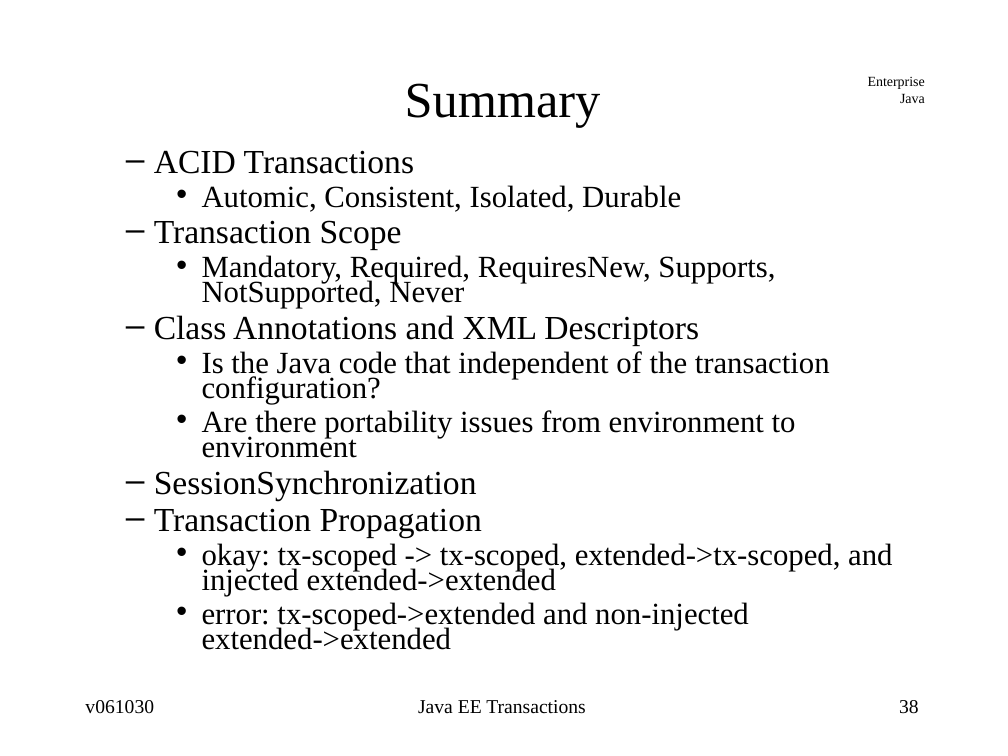
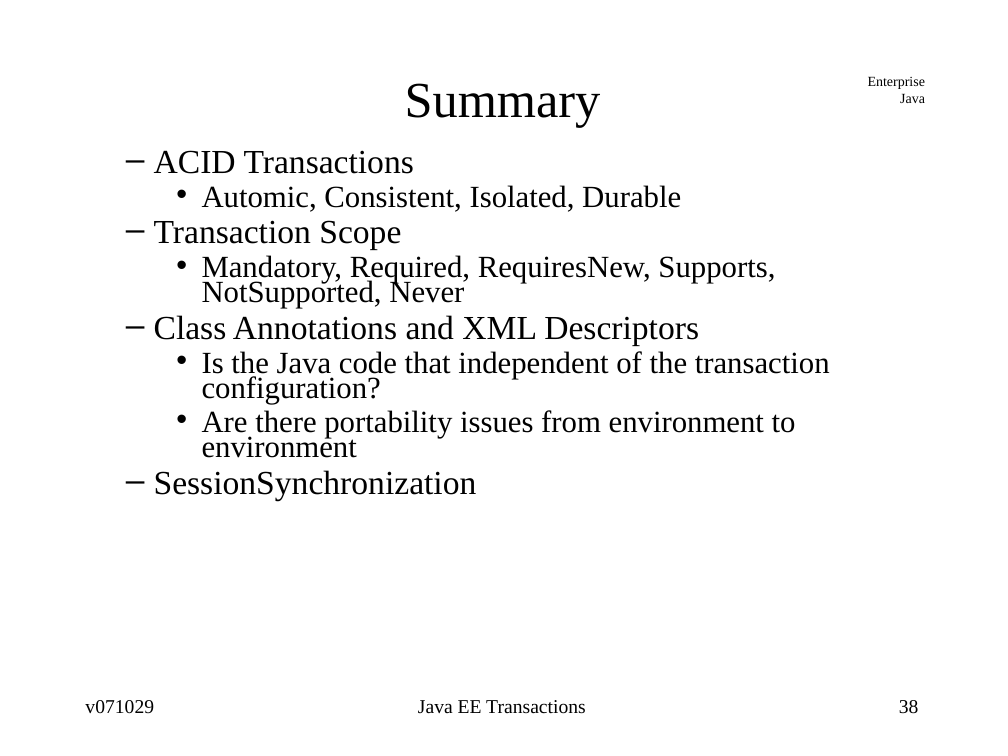
Before and after one commit to jcstaff/ejava-javaee, a slide deck: slide 38 of txReservation/src/site/resources/lectures/javaeeTransactions.ppt. Drawn at 1008x756 pixels with LibreOffice and Linux fonts; fonts in the diff are those of the drawing. Boxes give left, top, right and bottom in pixels: in the first picture for what was removed or moved away, otherwise in the second. Text is boxed around its words. In the diff, an @@ line names an element or a change of style, - is before the commit and + after.

```diff
--- a/txReservation/src/site/resources/lectures/javaeeTransactions.ppt
+++ b/txReservation/src/site/resources/lectures/javaeeTransactions.ppt
@@ text at <box>154,150,699,500</box>: indent changed @@
@@ text at <box>154,508,892,650</box>: paragraphs removed @@
-  – Transaction Propagation
-    • okay: tx-scoped -> tx-scoped, extended->tx-scoped, and injected extended->extended
-    • error: tx-scoped->extended and non-injected
-      extended->extended
@@ text at <box>85,700,154,714</box>: text changed @@
-v061030
+v071029
```
Also in this commit, not shown: 39 other slides changed, 7 other files.
